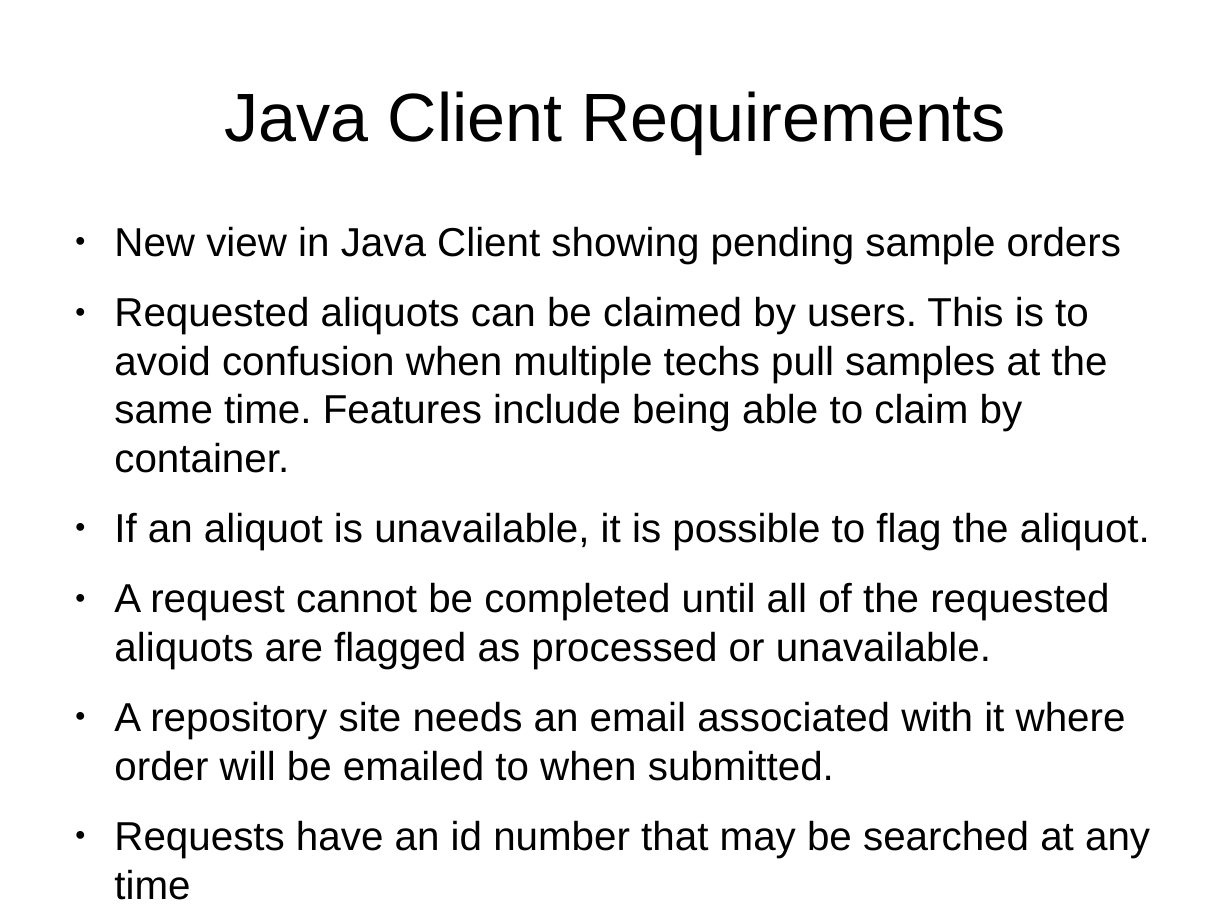
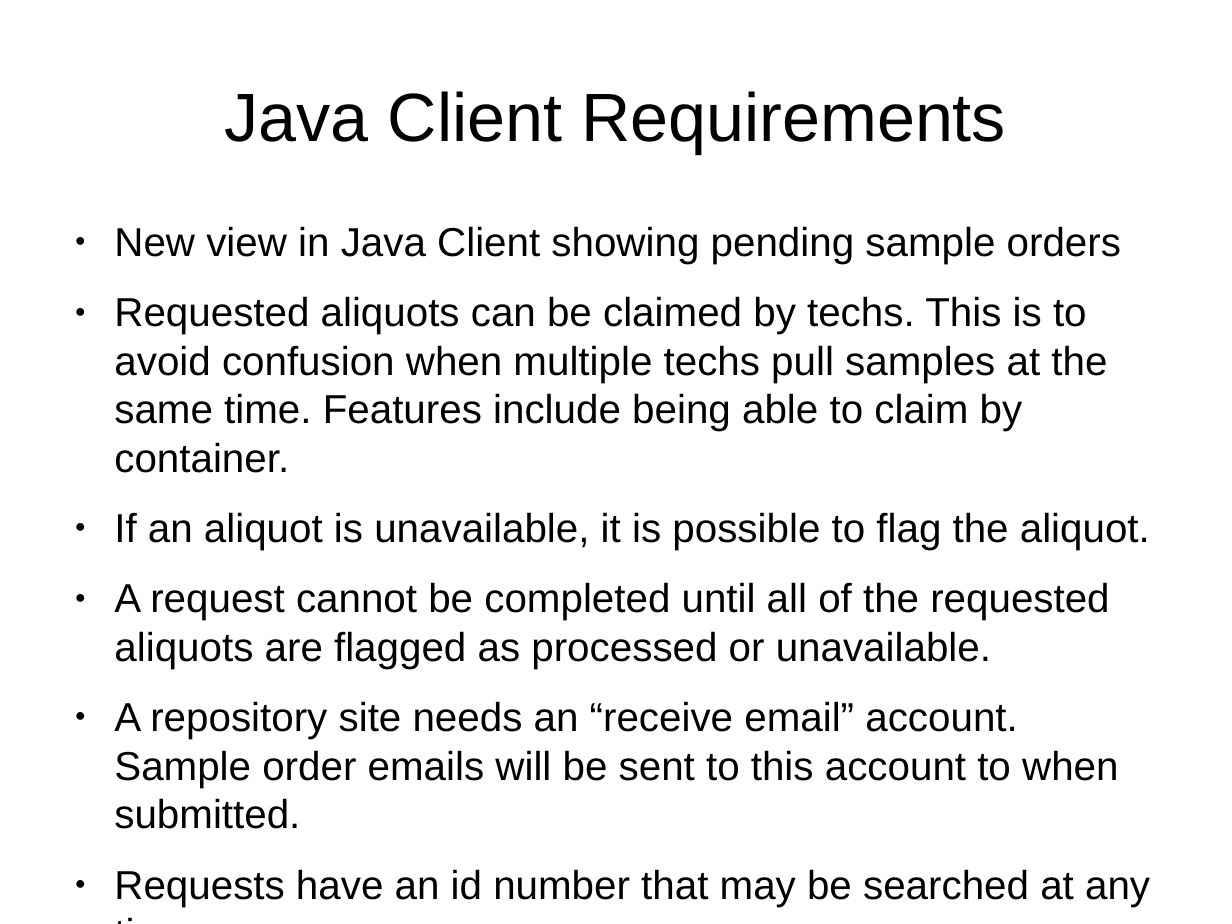
Before and after one commit to CBSR-Biobank/biobank, a slide deck: slide 7 of docs/sampleRequestFlowcharts.odp (slide 6 before the commit). Drawn at 1232x924 pixels with LibreOffice and Linux fonts; fonts in the diff are those of the drawing. Boxes give left, top, right and bottom in pixels: in the first picture for what was removed or moved away, otherwise in the second. Text is boxed around its words. In the diff, an @@ line names an element or a change of style, - is before the commit and + after.

Commit message:
changes to sample request flowcharts document

```diff
--- a/docs/sampleRequestFlowcharts.odp
+++ b/docs/sampleRequestFlowcharts.odp
@@ text at box(114, 296, 1107, 473): text changed @@
-● Requested aliquots can be claimed by users. This is to avoid confusion when multiple techs pull samples at the same time. Features include being able to claim by container.
+● Requested aliquots can be claimed by techs. This is to avoid confusion when multiple techs pull samples at the same time. Features include being able to claim by container.
@@ text at box(114, 701, 1118, 829): text changed @@
-● A repository site needs an email associated with it where order will be emailed to when submitted.
+● A repository site needs an “receive email” account. Sample order emails will be sent to this account to when submitted.
```
Also in this commit, not shown: 6 other slides changed, 1 slide added.
